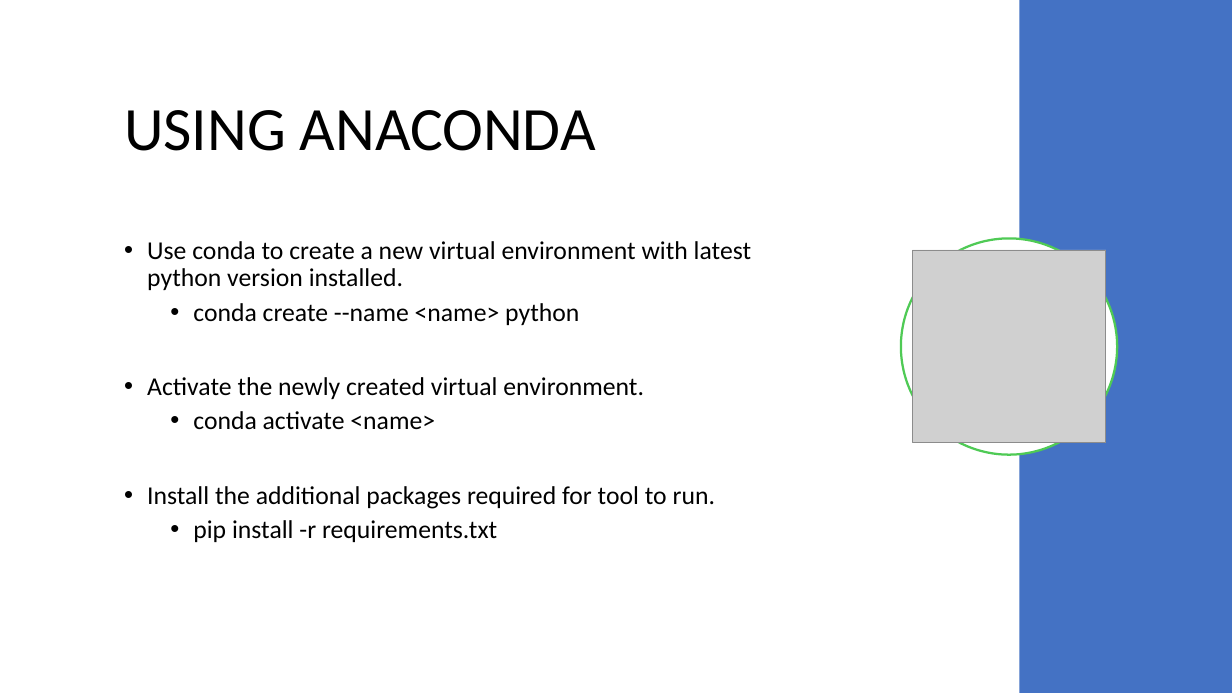
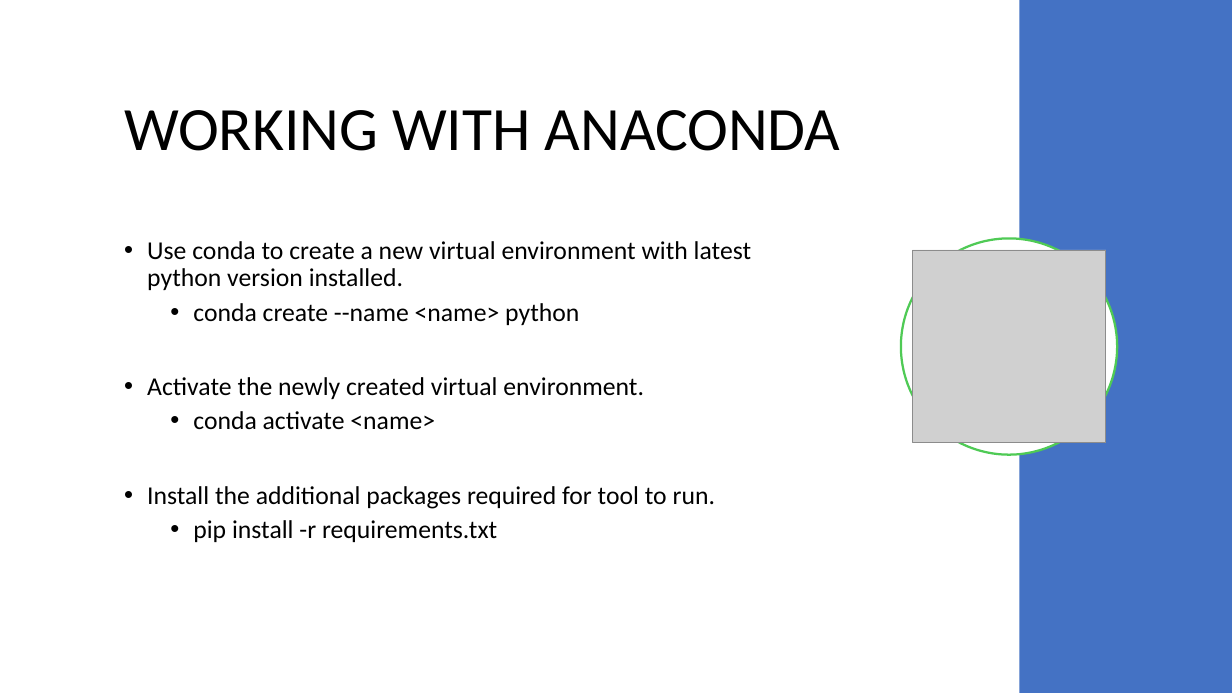
Before and after one commit to umangnangal/Topology_Generator, a slide deck: slide 4 of San_Charcha_30th_Sept.pptx (slide 6 before the commit). Drawn at 1232x693 pixels with LibreOffice and Linux fonts; fonts in the diff are those of the drawing; grey boxes stand for pictures. Boxes give left, top, right and bottom in pixels: in the first picture for what was removed or moved away, otherwise in the second. Text is boxed around its words. In the diff, an @@ line names an element or a change of style, - is before the commit and + after.

```diff
--- a/San_Charcha_30th_Sept.pptx
+++ b/San_Charcha_30th_Sept.pptx
@@ title at (124,110,841,151): text changed @@
-USING ANACONDA
+WORKING WITH ANACONDA
```
Also in this commit, not shown: 4 other slides changed, 1 slide removed, 3 other files.
